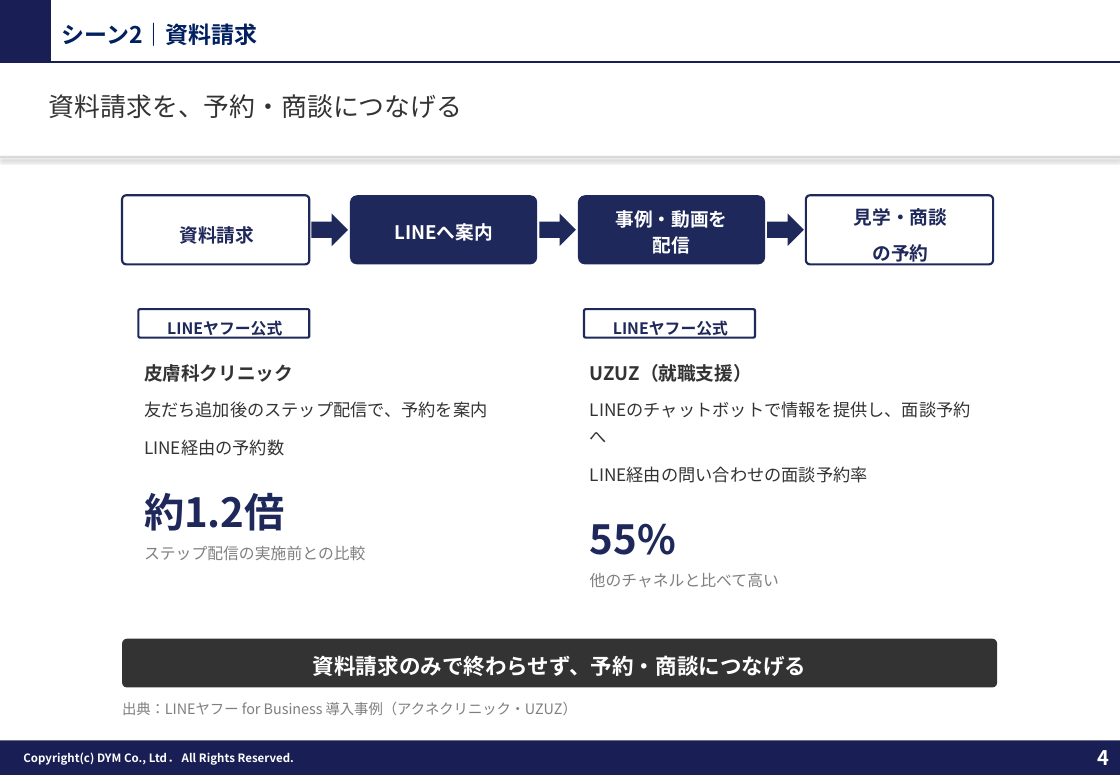
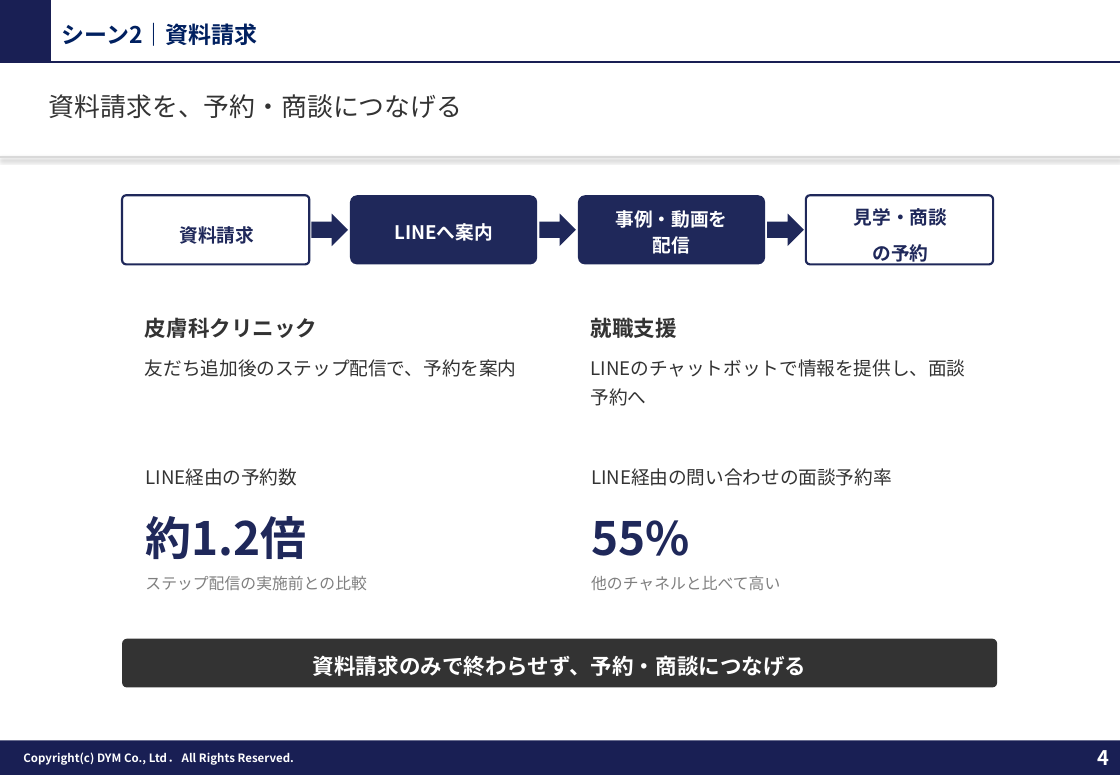
Before and after one commit to tonomura-r-dev/folder, a slide deck: slide 4 of 20261002_サンクスLINEのご提案_事例入り.pptx. Drawn at 1120x775 pixels with LibreOffice and Linux fonts; fonts in the diff are those of the drawing; background and template pictures are left out. Boxes give left, top, right and bottom in pixels: in the first picture for what was removed or moved away, otherwise in the second. Text is boxed around its words. In the diff, an @@ line names an element or a change of style, - is before the commit and + after.

```diff
--- a/20261002_サンクスLINEのご提案_事例入り.pptx
+++ b/20261002_サンクスLINEのご提案_事例入り.pptx
@@ text "皮膚科クリニック" at bbox=[145, 317, 517, 377]: size 13 to 15 pt in "皮膚科クリニック"; size 12 to 13 pt in "友だち追加後のステップ配信で、予約を案内"; less space between paragraphs @@
@@ rounded rectangle removed at bbox=[139, 309, 309, 338] @@
-LINEヤフー公式
@@ rounded rectangle removed at bbox=[584, 309, 755, 338] @@
-LINEヤフー公式
@@ text at bbox=[591, 315, 677, 342]: text changed; size 13 to 15 pt @@
-UZUZ（就職支援）
+就職支援
@@ text at bbox=[591, 359, 966, 406]: size 12 to 13 pt in "LINEのチャットボットで情報を提供し、面談予約へ"; less space between paragraphs @@
@@ text at bbox=[144, 439, 365, 560]: paragraphs removed @@
-LINE経由の予約数
-約1.2倍
-ステップ配信の実施前との比較
@@ text added at bbox=[145, 468, 366, 590], 11 pt, text #7F7F7F @@
+LINE経由の予約数
+約1.2倍
+ステップ配信の実施前との比較
@@ text at bbox=[590, 466, 868, 587]: paragraphs removed @@
-LINE経由の問い合わせの面談予約率
-55%
-他のチャネルと比べて高い
@@ text added at bbox=[591, 468, 892, 590], 13 pt, text #333333 @@
+LINE経由の問い合わせの面談予約率
+55%
+他のチャネルと比べて高い
@@ text removed at bbox=[122, 702, 577, 715] @@
-出典：LINEヤフー for Business 導入事例（アクネクリニック・UZUZ）
```
Also in this commit, not shown: 4 other slides changed, 15 other files.
